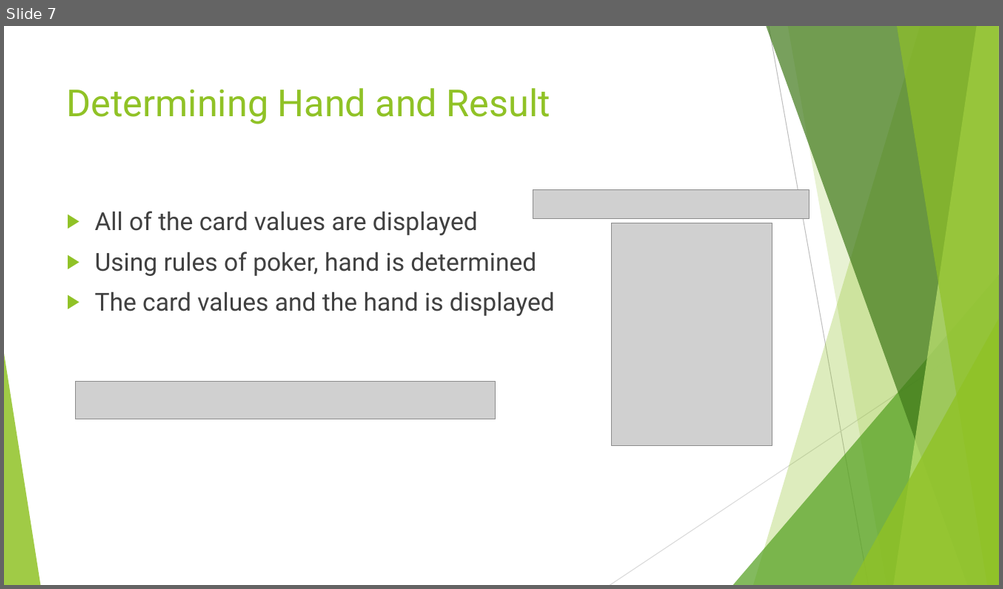
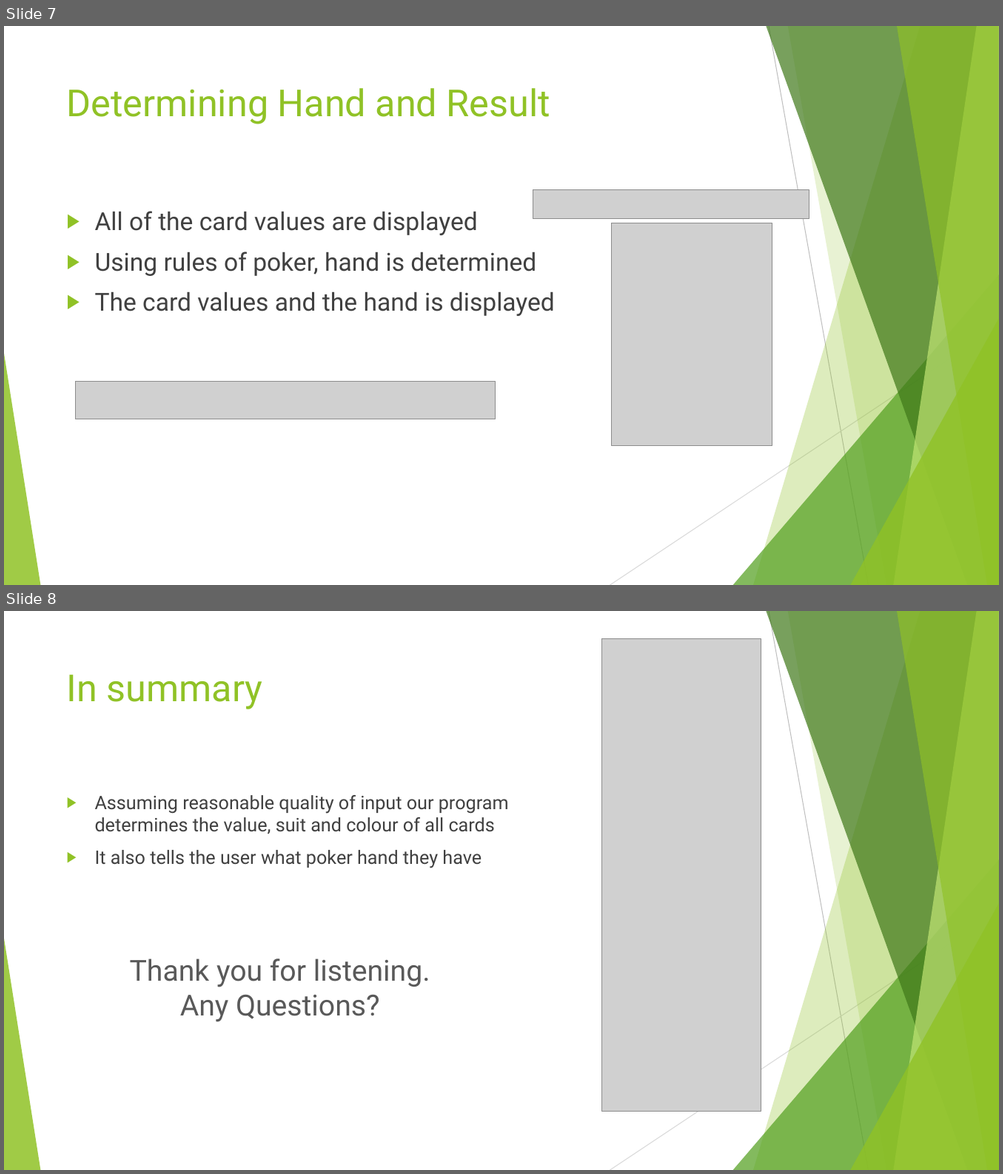
Before and after one commit to C17326283/CardGameAssistant-ImageProcessing, a slide deck: CardGameAssistant.pptx. Shown one above the other, each under a label of ours: slide 7 before the commit, slides 7 and 8 after it. The pictures are 1003x589 and 1003x1174 pixels, drawn with LibreOffice and Linux fonts; fonts in the diff are those of the drawing; grey boxes stand for pictures. Boxes give left, top, right and bottom in pixels: in the first picture for what was removed or moved away, otherwise in the second. Text is boxed around its words. In the diff, an @@ line names an element or a change of style, - is before the commit and + after.

Commit message:
Presentation final

```diff
--- a/CardGameAssistant.pptx
+++ b/CardGameAssistant.pptx
@@ slide 8 added at [4,611,999,1170], background #FFFFFF; not listed: 10 template elements that a slide beside it also shows @@
@@ picture added at [602,639,760,1112] @@
@@ title added at [67,675,263,709], 36 pt, text #90C226 @@
+In summary
@@ text added at [95,795,509,869], 18 pt, text #404040 @@
+▶ Assuming reasonable quality of input our program determines the value, suit and colour of all cards
+▶ It also tells the user what poker hand they have
@@ text added at [130,959,430,1022], 28 pt, text #595959 @@
+Thank you for listening.
+Any Questions?
```
